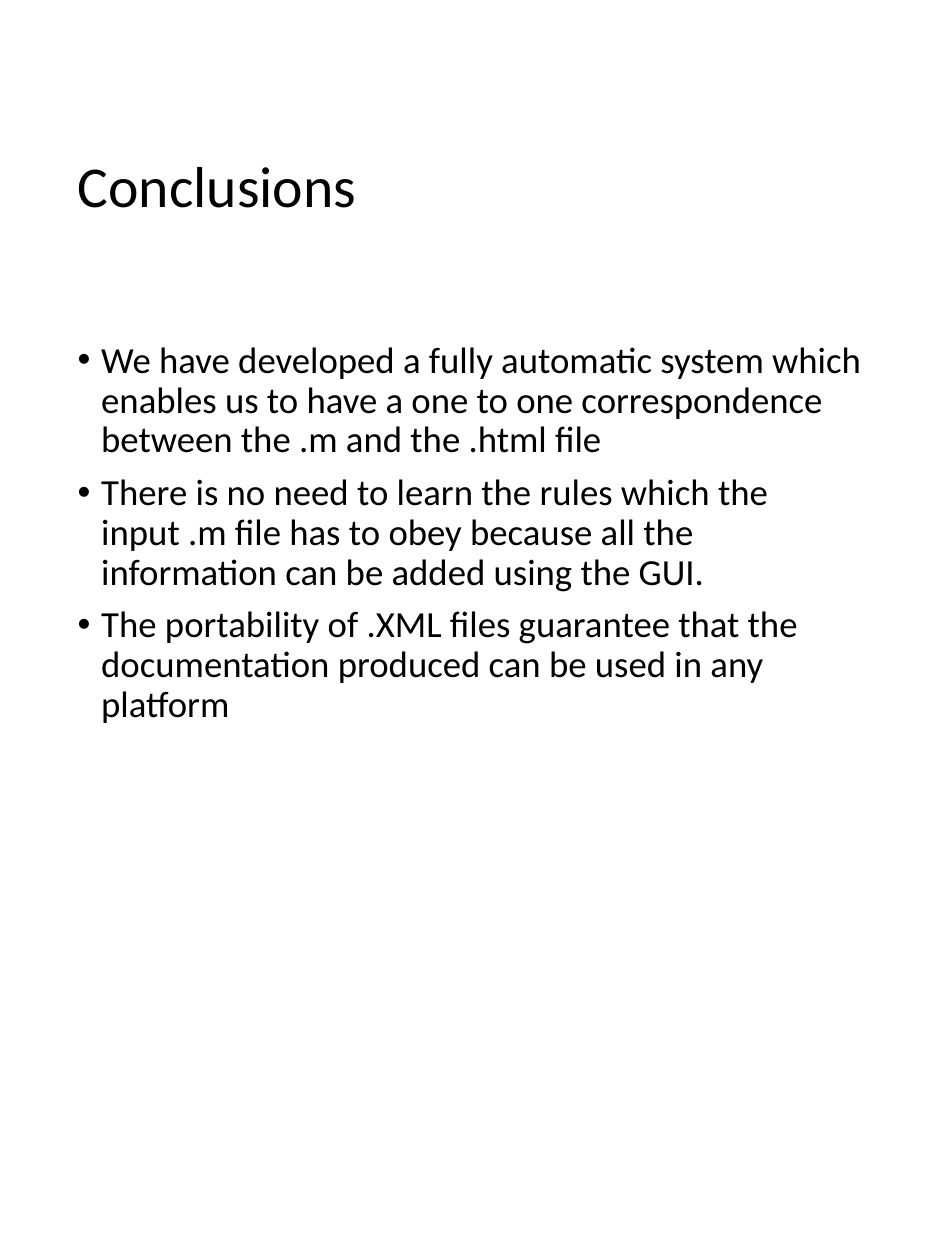
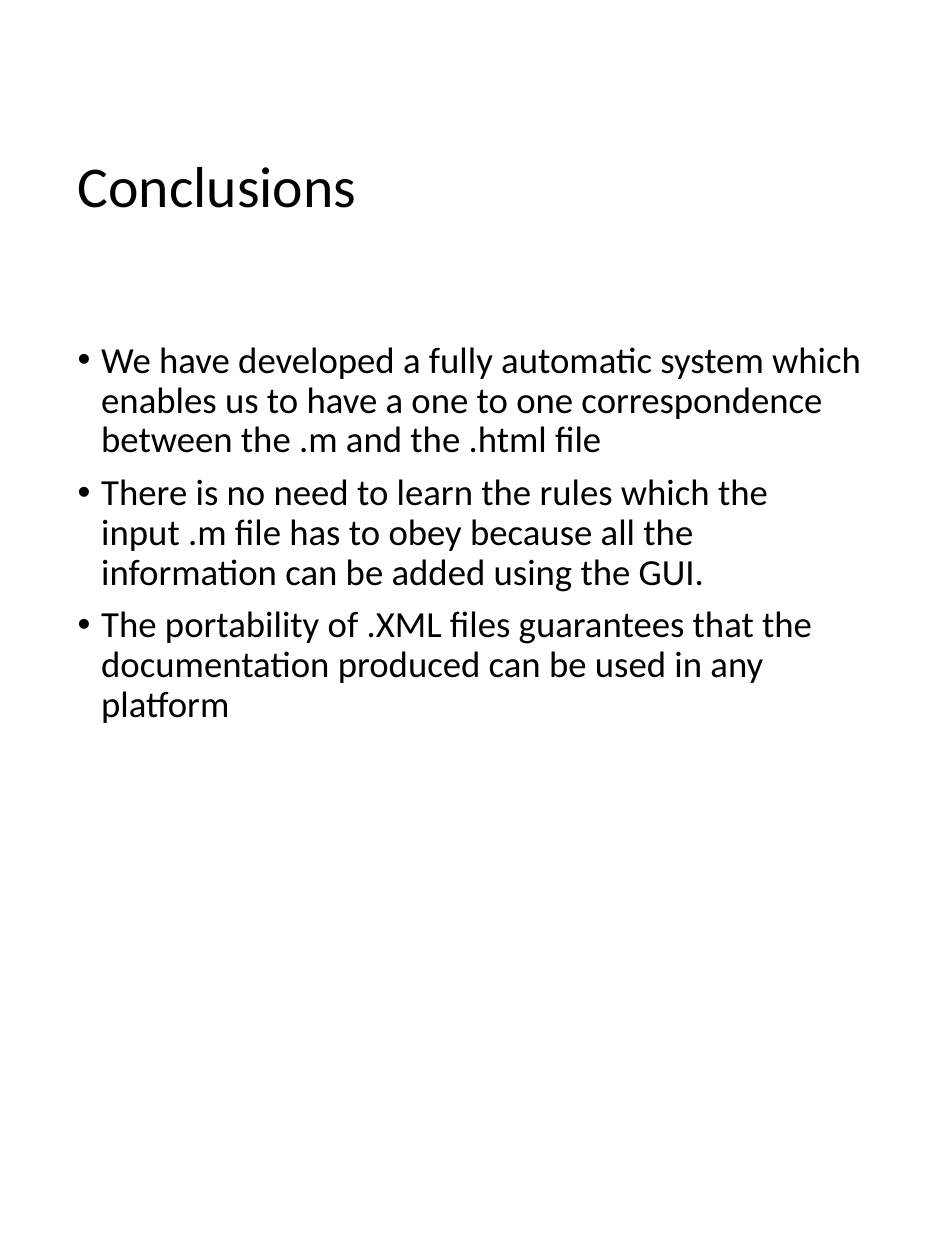
Before and after one commit to UniprJRC/FSDA, a slide deck: slide 31 of utilities_help/FlowChart.pptx (slide 30 before the commit). Drawn at 945x1260 pixels with LibreOffice and Linux fonts; fonts in the diff are those of the drawing. Boxes give left, top, right and bottom in pixels: in the first picture for what was removed or moved away, otherwise in the second. Text is boxed around its words. In the diff, an @@ line names an element or a change of style, - is before the commit and + after.

```diff
--- a/utilities_help/FlowChart.pptx
+++ b/utilities_help/FlowChart.pptx
@@ text at <box>101,611,812,723</box>: text changed @@
-• The portability of .XML files guarantee that the documentation produced can be used in any platform
+• The portability of .XML files guarantees that the documentation produced can be used in any platform
```
Also in this commit, not shown: 1 slide added, 3 other files.
